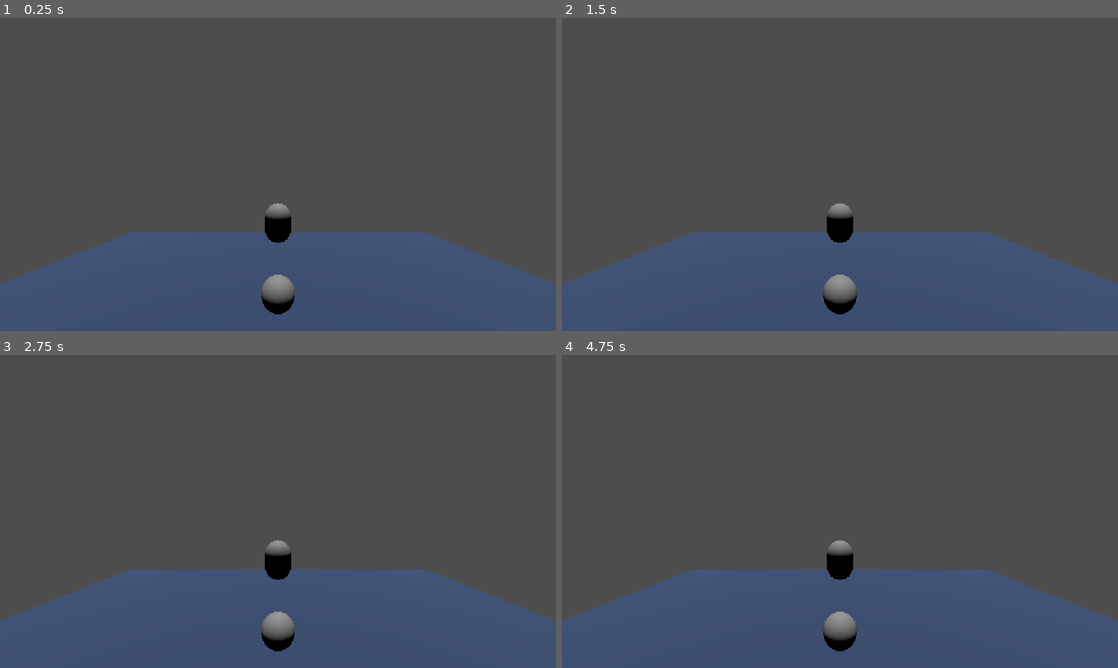
Above: before the commit, frames 1-4 (two rows, left to right).
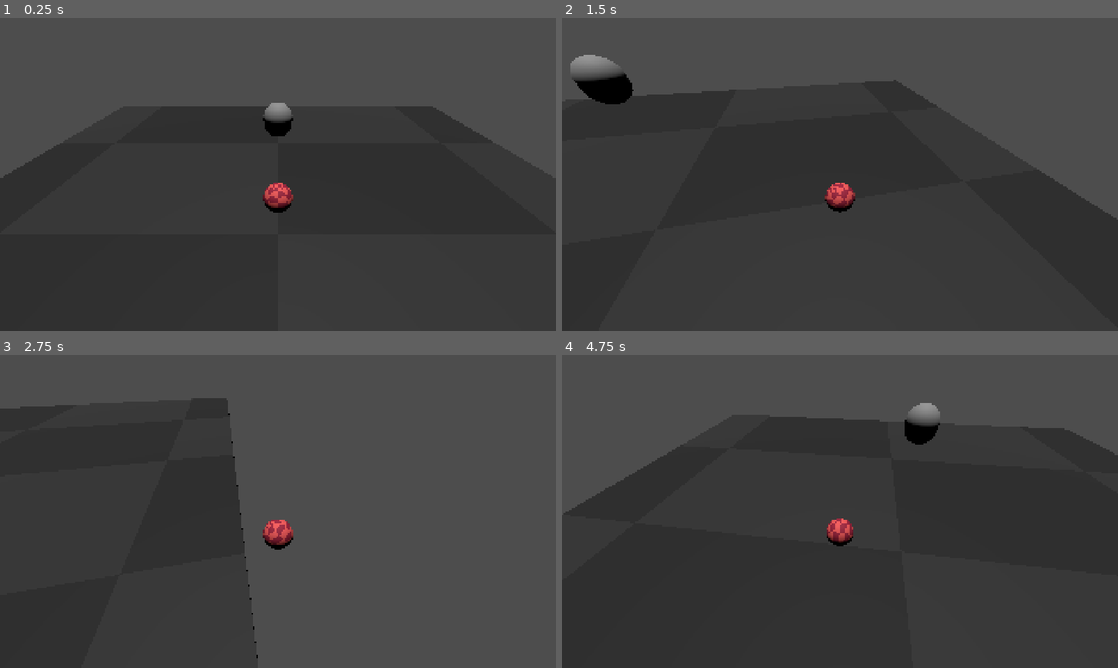
Above: after the commit, the same moments.

Repository: mika-marcondes/axie-jam
Game: Godot game, scene res://scenes/contest/contest_greybox.tscn
The game is run twice, just before and just after one commit, with the same random seed, the same clock (stepped at 60 frames per second) and the same inputs.
Inputs:
- Up to frame 1 (0.25 s): no input
- Up to frame 2 (1.5 s): hold Right (move_right, bound only after the commit) 0.53-1.28 s; hold Down (move_back, bound only after the commit) from 1.28 s (still down)
- Up to frame 3 (2.75 s): release Down (move_back, bound only after the commit) at 2.03 s; hold Right (move_right, bound only after the commit) from 2.03 s (still down)
- Up to frame 4 (4.75 s): release Right (move_right, bound only after the commit) at 2.78 s; hold W (move_forward, bound only after the commit) 2.78-3.53 s; hold Left (move_left, bound only after the commit) from 3.53 s (still down); tap R (reset_scene, bound only after the commit) at 4.15 s

The runs differ from the first frame. In frame 1, 48% of the frame differs, in the area x 0-100%, y 27-100%; in frame 2, 52%; in frame 3, 40%; in frame 4, 55%, in the area x 0-100%, y 15-100%.

Commit message:
Ball controller + camera following

Diff:
--- a/project.godot
+++ b/project.godot
@@ -17,8 +17,42 @@
 
 [display]
 
+window/size/viewport_width=1920
+window/size/viewport_height=1080
 window/stretch/mode="canvas_items"
 window/stretch/aspect="expand"
+
+[input]
+
+move_right={
+"deadzone": 0.2,
+"events": [Object(InputEventKey,"resource_local_to_scene":false,"resource_name":"","device":-1,"window_id":0,"alt_pressed":false,"shift_pressed":false,"ctrl_pressed":false,"meta_pressed":false,"pressed":false,"keycode":0,"physical_keycode":4194321,"key_label":0,"unicode":0,"location":0,"echo":false,"script":null)
+, Object(InputEventKey,"resource_local_to_scene":false,"resource_name":"","device":-1,"window_id":0,"alt_pressed":false,"shift_pressed":false,"ctrl_pressed":false,"meta_pressed":false,"pressed":false,"keycode":0,"physical_keycode":68,"key_label":0,"unicode":100,"location":0,"echo":false,"script":null)
+]
+}
+move_left={
+"deadzone": 0.2,
+"events": [Object(InputEventKey,"resource_local_to_scene":false,"resource_name":"","device":-1,"window_id":0,"alt_pressed":false,"shift_pressed":false,"ctrl_pressed":false,"meta_pressed":false,"pressed":false,"keycode":0,"physical_keycode":4194319,"key_label":0,"unicode":0,"location":0,"echo":false,"script":null)
+, Object(InputEventKey,"resource_local_to_scene":false,"resource_name":"","device":-1,"window_id":0,"alt_pressed":false,"shift_pressed":false,"ctrl_pressed":false,"meta_pressed":false,"pressed":false,"keycode":0,"physical_keycode":65,"key_label":0,"unicode":97,"location":0,"echo":false,"script":null)
+]
+}
+move_back={
+"deadzone": 0.2,
+"events": [Object(InputEventKey,"resource_local_to_scene":false,"resource_name":"","device":-1,"window_id":0,"alt_pressed":false,"shift_pressed":false,"ctrl_pressed":false,"meta_pressed":false,"pressed":false,"keycode":0,"physical_keycode":4194322,"key_label":0,"unicode":0,"location":0,"echo":false,"script":null)
+, Object(InputEventKey,"resource_local_to_scene":false,"resource_name":"","device":-1,"window_id":0,"alt_pressed":false,"shift_pressed":false,"ctrl_pressed":false,"meta_pressed":false,"pressed":false,"keycode":0,"physical_keycode":83,"key_label":0,"unicode":115,"location":0,"echo":false,"script":null)
+]
+}
+move_forward={
+"deadzone": 0.2,
+"events": [Object(InputEventKey,"resource_local_to_scene":false,"resource_name":"","device":-1,"window_id":0,"alt_pressed":false,"shift_pressed":false,"ctrl_pressed":false,"meta_pressed":false,"pressed":false,"keycode":0,"physical_keycode":87,"key_label":0,"unicode":119,"location":0,"echo":false,"script":null)
+, Object(InputEventKey,"resource_local_to_scene":false,"resource_name":"","device":-1,"window_id":0,"alt_pressed":false,"shift_pressed":false,"ctrl_pressed":false,"meta_pressed":false,"pressed":false,"keycode":0,"physical_keycode":4194320,"key_label":0,"unicode":0,"location":0,"echo":false,"script":null)
+]
+}
+reset_scene={
+"deadzone": 0.2,
+"events": [Object(InputEventKey,"resource_local_to_scene":false,"resource_name":"","device":-1,"window_id":0,"alt_pressed":false,"shift_pressed":false,"ctrl_pressed":false,"meta_pressed":false,"pressed":false,"keycode":0,"physical_keycode":82,"key_label":0,"unicode":114,"location":0,"echo":false,"script":null)
+]
+}
 
 [physics]
 
--- /dev/null
+++ b/scenes/contest/contest_greybox.gdshader
@@ -0,0 +1,16 @@
+shader_type spatial;
+
+uniform vec4 color_a : source_color = vec4(0.95, 0.95, 0.95, 1.0);
+uniform vec4 color_b : source_color = vec4(0.1, 0.1, 0.1, 1.0);
+uniform float checker_scale = 20.0;
+
+void fragment() {
+	vec2 uv = UV * checker_scale;
+
+	float checker = mod(floor(uv.x) + floor(uv.y), 2.0);
+
+	vec4 albedo_color = mix(color_a, color_b, checker);
+
+	ALBEDO = albedo_color.rgb;
+	ROUGHNESS = 0.8;
+}
--- a/scenes/contest/contest_greybox.tscn
+++ b/scenes/contest/contest_greybox.tscn
@@ -1,24 +1,23 @@
 [gd_scene format=3 uid="uid://bhop0hyoha12f"]
+
+[ext_resource type="Shader" uid="uid://ddl7gqodm82t5" path="res://scenes/contest/contest_greybox.gdshader" id="1_ccxh4"]
+[ext_resource type="PackedScene" uid="uid://dveyac02bqln8" path="res://scenes/player/player.tscn" id="1_r5vmv"]
+[ext_resource type="PackedScene" uid="uid://diill28ak0gww" path="res://scenes/player/ball.tscn" id="2_ccxh4"]
+[ext_resource type="Script" uid="uid://br0hfpbv8lnf1" path="res://scripts/camera/camera_rig.gd" id="4_aps6a"]
 
 [sub_resource type="BoxShape3D" id="BoxShape3D_brmbs"]
 size = Vector3(30, 0.2, 30)
 
-[sub_resource type="StandardMaterial3D" id="StandardMaterial3D_dbjuf"]
-albedo_color = Color(0.19990295, 0.27517748, 0.4130985, 1)
+[sub_resource type="ShaderMaterial" id="ShaderMaterial_jxcsf"]
+render_priority = 0
+shader = ExtResource("1_ccxh4")
+shader_parameter/color_a = Color(0.15487581, 0.15487596, 0.15487641, 1)
+shader_parameter/color_b = Color(0.1, 0.1, 0.1, 1)
+shader_parameter/checker_scale = 8.0
 
 [sub_resource type="BoxMesh" id="BoxMesh_dbjuf"]
-material = SubResource("StandardMaterial3D_dbjuf")
+material = SubResource("ShaderMaterial_jxcsf")
 size = Vector3(30, 0.2, 30)
-
-[sub_resource type="CapsuleMesh" id="CapsuleMesh_brmbs"]
-height = 1.5
-
-[sub_resource type="CapsuleShape3D" id="CapsuleShape3D_brmbs"]
-height = 1.5
-
-[sub_resource type="SphereMesh" id="SphereMesh_brmbs"]
-
-[sub_resource type="SphereShape3D" id="SphereShape3D_brmbs"]
 
 [node name="ContestGreybox" type="Node3D" unique_id=1564593338]
 
@@ -33,23 +32,16 @@
 [node name="DirectionalLight3D" type="DirectionalLight3D" parent="." unique_id=372623840]
 transform = Transform3D(1, 0, 0, 0, -0.021672308, 0.99976516, 0, -0.99976516, -0.021672308, 0, 18.257147, 0)
 
-[node name="Camera3D" type="Camera3D" parent="." unique_id=1367971218]
-transform = Transform3D(1, 0, 0, 0, 1, 0, 0, 0, 1, 0, 6, 6.0559206)
-
-[node name="PlayerRig" type="CharacterBody3D" parent="." unique_id=1734650220]
+[node name="Player" parent="." unique_id=1086016846 instance=ExtResource("1_r5vmv")]
 transform = Transform3D(1, 0, 0, 0, 1, 0, 0, 0, 1, 0, 4.1195245, -1.8688009)
 
-[node name="MeshInstance3D" type="MeshInstance3D" parent="PlayerRig" unique_id=663183403]
-mesh = SubResource("CapsuleMesh_brmbs")
-
-[node name="CollisionShape3D" type="CollisionShape3D" parent="PlayerRig" unique_id=1012639119]
-shape = SubResource("CapsuleShape3D_brmbs")
-
-[node name="Ball" type="Node3D" parent="." unique_id=2101237981]
+[node name="Ball" parent="." unique_id=1570341470 instance=ExtResource("2_ccxh4")]
 transform = Transform3D(1, 0, 0, 0, 1, 0, 0, 0, 1, 0, 2.4650292, 0)
 
-[node name="MeshInstance3D" type="MeshInstance3D" parent="Ball" unique_id=1391761997]
-mesh = SubResource("SphereMesh_brmbs")
+[node name="CameraRig" type="Node3D" parent="." unique_id=215474228 node_paths=PackedStringArray("target")]
+script = ExtResource("4_aps6a")
+target = NodePath("../Ball")
 
-[node name="CollisionShape3D" type="CollisionShape3D" parent="Ball" unique_id=1366373041]
-shape = SubResource("SphereShape3D_brmbs")
+[node name="Camera3D" type="Camera3D" parent="CameraRig" unique_id=1367971218]
+transform = Transform3D(1, 0, 0, 0, 1, 0, 0, 0, 1, 0, 5, 5)
+current = true
--- /dev/null
+++ b/scenes/player/ball.gdshader
@@ -0,0 +1,16 @@
+shader_type spatial;
+
+uniform vec4 color_a : source_color = vec4(0.95, 0.95, 0.95, 1.0);
+uniform vec4 color_b : source_color = vec4(0.1, 0.1, 0.1, 1.0);
+uniform float checker_scale = 8.0;
+
+void fragment() {
+	vec2 uv = UV * checker_scale;
+
+	float checker = mod(floor(uv.x) + floor(uv.y), 2.0);
+
+	vec4 albedo_color = mix(color_a, color_b, checker);
+
+	ALBEDO = albedo_color.rgb;
+	ROUGHNESS = 0.8;
+}
--- /dev/null
+++ b/scenes/player/ball.tscn
@@ -0,0 +1,25 @@
+[gd_scene format=3 uid="uid://diill28ak0gww"]
+
+[ext_resource type="Script" uid="uid://cpndixow04ijj" path="res://scenes/player/ball_controller.gd" id="1_jxf6l"]
+[ext_resource type="Shader" uid="uid://ce5wwmpkopvmh" path="res://scenes/player/ball.gdshader" id="2_jxcsf"]
+
+[sub_resource type="ShaderMaterial" id="ShaderMaterial_r5vmv"]
+render_priority = 0
+shader = ExtResource("2_jxcsf")
+shader_parameter/color_a = Color(0.95, 0.342, 0.342, 1)
+shader_parameter/color_b = Color(0.63, 0.10710001, 0.22910988, 1)
+shader_parameter/checker_scale = 8.0
+
+[sub_resource type="SphereMesh" id="SphereMesh_brmbs"]
+material = SubResource("ShaderMaterial_r5vmv")
+
+[sub_resource type="SphereShape3D" id="SphereShape3D_brmbs"]
+
+[node name="Ball" type="CharacterBody3D" unique_id=1570341470]
+script = ExtResource("1_jxf6l")
+
+[node name="Visual" type="MeshInstance3D" parent="." unique_id=1375038441]
+mesh = SubResource("SphereMesh_brmbs")
+
+[node name="Collider" type="CollisionShape3D" parent="." unique_id=1779603801]
+shape = SubResource("SphereShape3D_brmbs")
--- /dev/null
+++ b/scenes/player/ball_controller.gd
@@ -0,0 +1,94 @@
+extends CharacterBody3D
+
+@export_category("Movement")
+@export var acceleration: float = 14.0
+@export var max_speed: float = 10.0
+@export var steering: float = 5.0
+@export var drag: float = 6.0
+
+@export_category("Ball")
+@export var radius: float = 0.5
+
+@onready var visual: Node3D = $Visual
+
+var gravity: float = ProjectSettings.get_setting("physics/3d/default_gravity")
+
+
+func _physics_process(delta: float) -> void:
+	apply_gravity(delta)
+	handle_movement(delta)
+
+	move_and_slide()
+
+	update_visual_rotation(delta)
+
+
+func handle_movement(delta: float) -> void:
+	var input: Vector2 = Input.get_vector(
+		"move_left",
+		"move_right",
+		"move_forward",
+		"move_back"
+	)
+
+	var input_direction := Vector3(input.x, 0.0, input.y)
+
+	var horizontal_velocity := Vector3(
+		velocity.x,
+		0.0,
+		velocity.z
+	)
+
+	if input_direction.length_squared() > 0.0:
+		input_direction = input_direction.normalized()
+
+		# Apply acceleration to the existing momentum instead of
+		# directly replacing or rotating the velocity.
+		horizontal_velocity += input_direction * acceleration * delta
+
+		# Keep the horizontal speed within the configured limit.
+		if horizontal_velocity.length() > max_speed:
+			horizontal_velocity = horizontal_velocity.normalized() * max_speed
+
+	else:
+		# Preserve momentum while gradually slowing the ball down.
+		horizontal_velocity = horizontal_velocity.move_toward(
+			Vector3.ZERO,
+			drag * delta
+		)
+
+	velocity.x = horizontal_velocity.x
+	velocity.z = horizontal_velocity.z
+
+
+func apply_gravity(delta: float) -> void:
+	if not is_on_floor():
+		velocity.y -= gravity * delta
+
+
+func update_visual_rotation(delta: float) -> void:
+	var horizontal_velocity := Vector3(
+		velocity.x,
+		0.0,
+		velocity.z
+	)
+
+	if horizontal_velocity.length() < 0.01:
+		return
+
+	var direction := horizontal_velocity.normalized()
+
+	var rotation_axis := Vector3(
+		direction.z,
+		0.0,
+		-direction.x
+	).normalized()
+
+	var angle := horizontal_velocity.length() * delta / radius
+
+	visual.rotate(rotation_axis, angle)
+
+
+func _unhandled_input(event: InputEvent) -> void:
+	if event.is_action_pressed("reset_scene"):
+		get_tree().reload_current_scene()
--- /dev/null
+++ b/scenes/player/player.tscn
@@ -0,0 +1,15 @@
+[gd_scene format=3 uid="uid://dveyac02bqln8"]
+
+[sub_resource type="CapsuleMesh" id="CapsuleMesh_brmbs"]
+height = 1.2
+
+[sub_resource type="CapsuleShape3D" id="CapsuleShape3D_brmbs"]
+height = 1.2
+
+[node name="Player" type="CharacterBody3D" unique_id=1086016846]
+
+[node name="Visual" type="MeshInstance3D" parent="." unique_id=636936538]
+mesh = SubResource("CapsuleMesh_brmbs")
+
+[node name="Collider" type="CollisionShape3D" parent="." unique_id=1015696964]
+shape = SubResource("CapsuleShape3D_brmbs")
--- /dev/null
+++ b/scripts/camera/camera_rig.gd
@@ -0,0 +1,22 @@
+extends Node3D
+
+@export var target: Node3D
+@export var follow_speed: float = 8.0
+@export var look_height: float = 1.0
+
+@onready var camera: Camera3D = $Camera3D
+
+
+func _physics_process(delta: float) -> void:
+	if target == null:
+		return
+
+	# Move the rig toward the target without rotating the rig itself.
+	global_position = global_position.lerp(
+		target.global_position,
+		clampf(follow_speed * delta, 0.0, 1.0)
+	)
+
+	# Rotate only the camera toward the target.
+	var look_target: Vector3 = target.global_position + Vector3.UP * look_height
+	camera.look_at(look_target, Vector3.UP)
Not shown, added: scenes/contest/contest_greybox.gdshader.uid
Not shown, added: scenes/player/ball.gdshader.uid
Not shown, added: scenes/player/ball_controller.gd.uid
Not shown, added: scripts/camera/camera_rig.gd.uid
